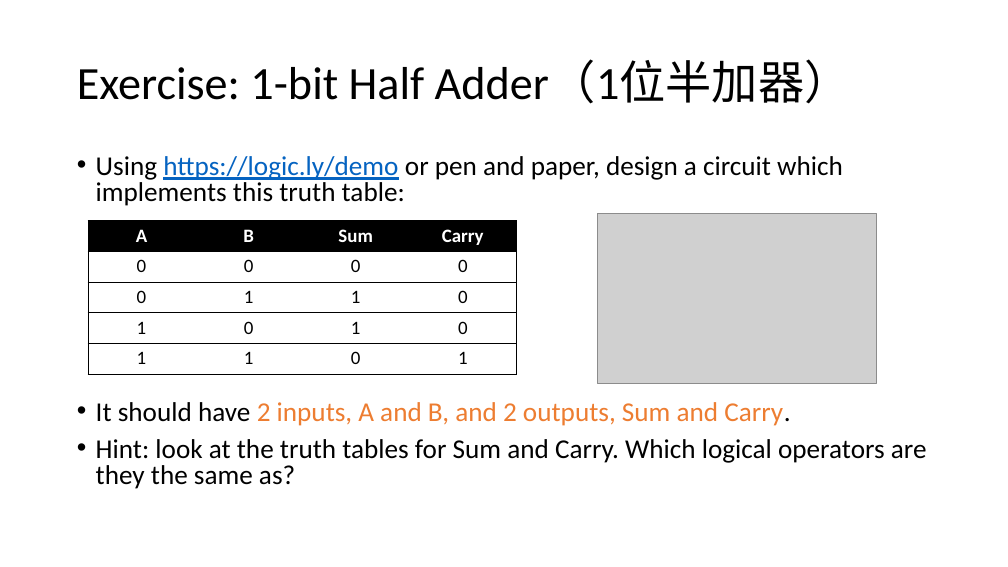
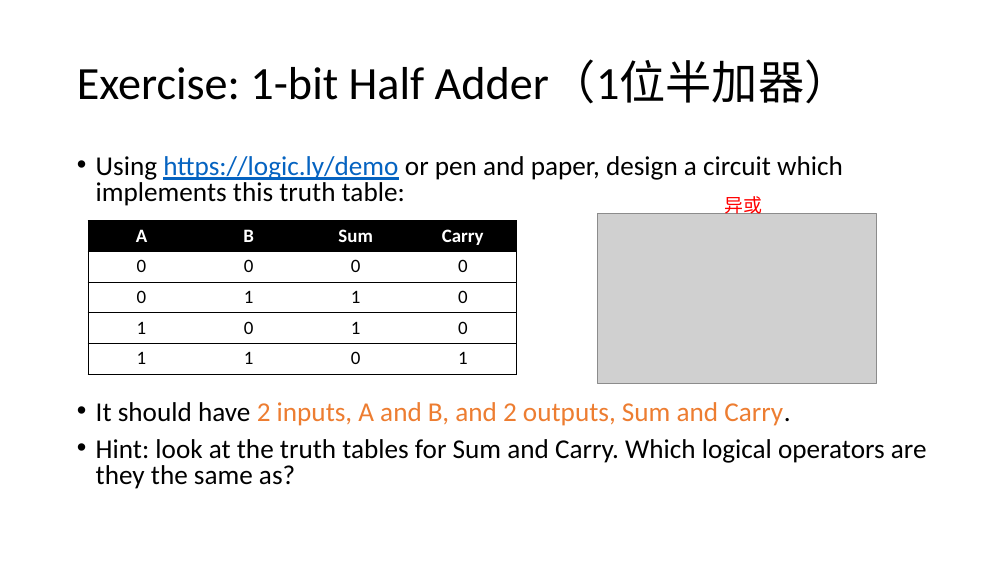
Before and after one commit to vcboy1/Leeds, a slide deck: slide 19 of 26fall/1860/Lecture/Week1.4/Lecture 1.4.1.pptx. Drawn at 1008x567 pixels with LibreOffice and Linux fonts; fonts in the diff are those of the drawing; grey boxes stand for pictures; background and template pictures are left out. Boxes give left, top, right and bottom in pixels: in the first picture for what was removed or moved away, otherwise in the second. Text is boxed around its words. In the diff, an @@ line names an element or a change of style, - is before the commit and + after.

```diff
--- a/26fall/1860/Lecture/Week1.4/Lecture 1.4.1.pptx
+++ b/26fall/1860/Lecture/Week1.4/Lecture 1.4.1.pptx
@@ text added at <box>725,193,763,218</box>, 18 pt, text #FF0000 @@
+异或
```
Also in this commit, not shown: 2 other slides changed, 1 slide added, 1 slide removed, 7 other files.
